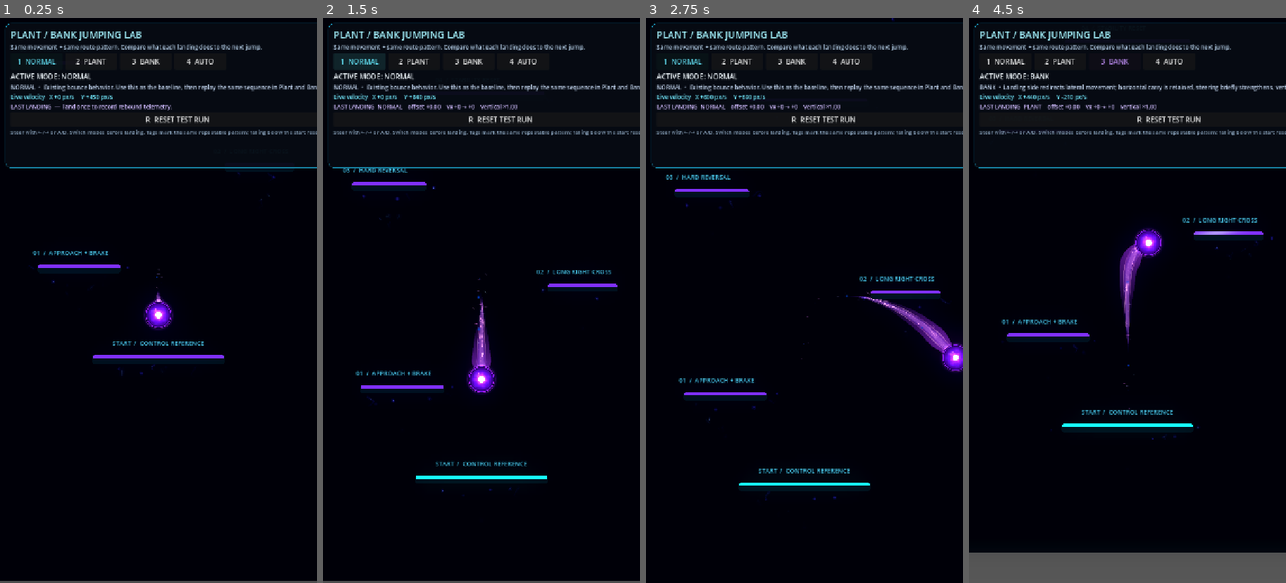
Above: before the commit, frames 1-4 (left to right).
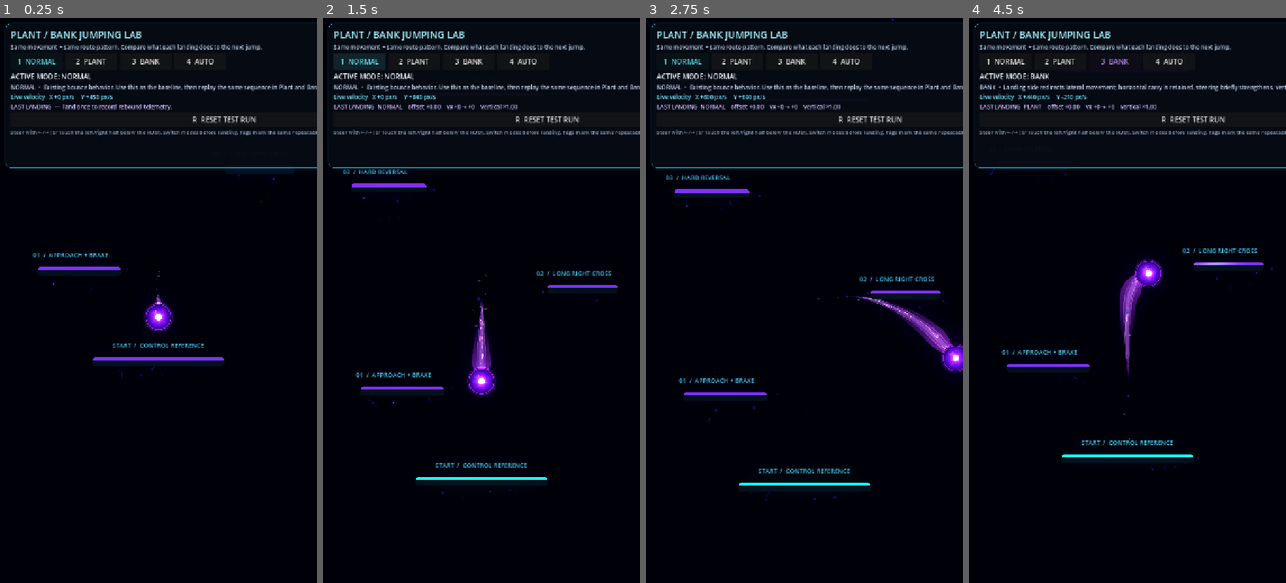
Above: after the commit, the same moments.

Repository: Kryodo/TowerJump
Game: Godot game, scene res://scenes/plant_bank_test_room.tscn
Two runs of this game, one before a commit and one after it. Both use one fixed random seed, a clock stepped at 60 frames per second and the inputs below. This scene is started directly instead of the project's main scene.
Inputs (mouse positions are in pixels of both pictures, inside the frame that each line leads up to):
- Up to frame 1 (0.25 s): no input
- Up to frame 2 (1.5 s): click "1 NORMAL" at 0.5 s; click "1 NORMAL" at 1.25 s
- Up to frame 3 (2.75 s): tap Enter at 2 s; move the mouse to (874, 272) at 2.02 s; hold Right (ui_right) from 2.03 s (still down); tap 1 at 2.1 s; click (874, 272) at 2.17 s
- Up to frame 4 (4.5 s): release Right (ui_right) at 2.75 s; drag from (1064, 328) to (1111, 413) at 2.77 s; click "2 PLANT" at 3.5 s; move the mouse to (1159, 176) at 4.27 s; hold Right (ui_right) from 4.28 s (still down); tap 3 at 4.35 s

The runs differ from the first frame. In frame 1, 2.3% of the frame differs, in the area x 0-100%, y 17-100%; in frame 2, 2.6%; in frame 3, 1.2%; in frame 4, 9.9%, in the area x 0-100%, y 0-100%.

Commit message:
Align test controls and camera smoothing

Diff:
--- a/scenes/plant_bank_test_room.tscn
+++ b/scenes/plant_bank_test_room.tscn
@@ -44,8 +44,6 @@
 
 [node name="GameCamera" type="Camera2D" parent="."]
 position = Vector2(360, 640)
-position_smoothing_enabled = true
-position_smoothing_speed = 6.0
 
 [node name="Background" type="ColorRect" parent="GameCamera"]
 z_index = -60
@@ -146,4 +144,4 @@
 layout_mode = 2
 theme_override_colors/font_color = Color(0.56, 0.66, 0.76, 1.0)
 theme_override_font_sizes/font_size = 12
-text = "Steer with ←/→ or A/D. Switch modes before landing. Tags mark the same repeatable pattern; falling below the start resets the run."
+text = "Steer with ←/→ (or touch the left/right half below the HUD). Switch modes before landing. Tags mark the same repeatable pattern; falling below the start resets the run."
